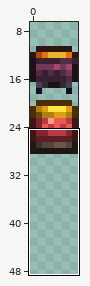
Two states of a pixel-art sprite, Textures/Tiles/Furniture/Poufs.png. The picture above shows the old version from afar; the outline marks the close-up.
Close-up. Before:
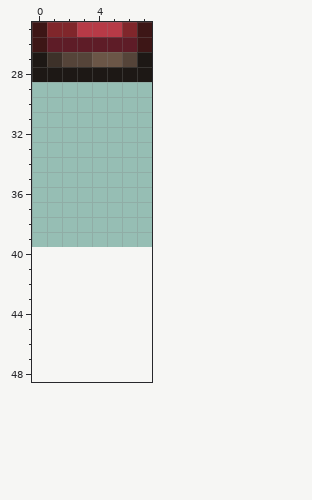
The file is 16x80 pixels, drawn in blocks of 2x2; one block is one cell here. Shown: x 0..7, y 25..48. The old version is drawn lined up with the new one, on the new canvas. The wide view leaves out empty margins.
Once edited:
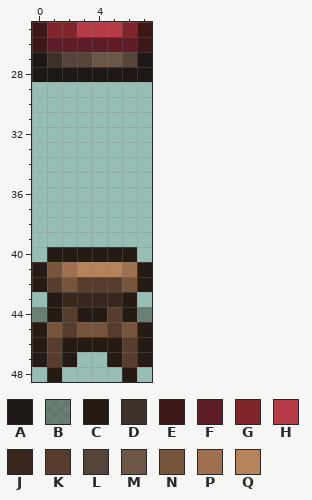
Palette (. is transparent): A #1d1815  B #261c1164  C #261b13  D #3d3129  E #3d1616  F #5e1c27  G #80262b  H #b73a47  J #38271c  K #563d2d  L #554439  M #6b5647  N #77553d  P #9e7050  Q #b7835d
Edits made:
canvas 8x40 -> 8x49
y 40: x 1..6 ...... -> CCCCCC
y 41: x 0..7 ........ -> CNPQQQPC
y 42: x 0..7 ........ -> CKNKKKNC
y 43: x 1..6 ...... -> CJJJJC
y 44: x 0..7 ........ -> BCKCCKCB
y 45: x 0..7 ........ -> CNKNNKNC
y 46: x 0..7 ........ -> CKCCCCKC
y 47: x 0..2 ... -> CKC; x 5..7 ... -> CKC
y 48: x 1 . -> C; x 6 . -> C
Boxes around the changes in both close-ups, in picture pixels (x1, y1, x2, y2):
added: (32, 247, 152, 382)
